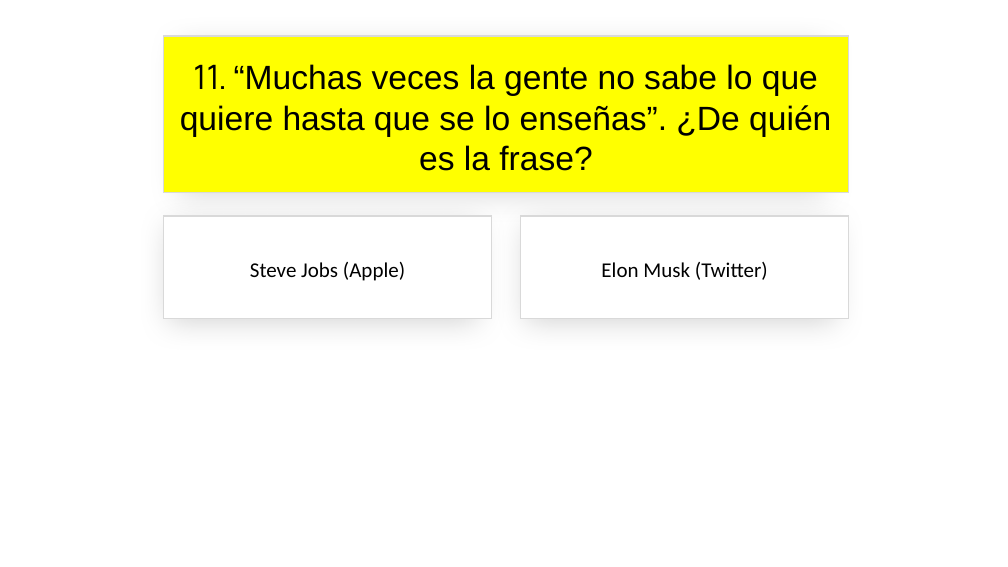
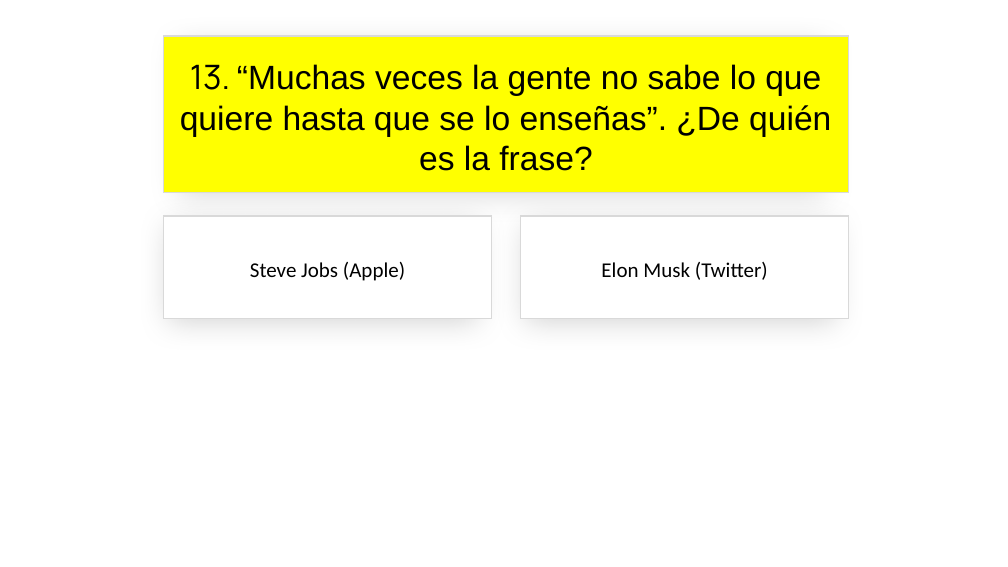
Before and after one commit to jsuarezruiz/SevillaDotNetConf2023, a slide deck: slide 27 of sevilladotnetconf-close.pptx (slide 23 before the commit). Drawn at 1008x567 pixels with LibreOffice and Linux fonts; fonts in the diff are those of the drawing. Boxes give left, top, right and bottom in pixels: in the first picture for what was removed or moved away, otherwise in the second. Text is boxed around its words. In the diff, an @@ line names an element or a change of style, - is before the commit and + after.

```diff
--- a/sevilladotnetconf-close.pptx
+++ b/sevilladotnetconf-close.pptx
@@ text in rectangle at (180, 64, 831, 171): text changed @@
-11. “Muchas veces la gente no sabe lo que quiere hasta que se lo enseñas”. ¿De quién es la frase?
+13. “Muchas veces la gente no sabe lo que quiere hasta que se lo enseñas”. ¿De quién es la frase?
```
Also in this commit, not shown: 18 other slides changed, 8 slides added, 1 other file.
